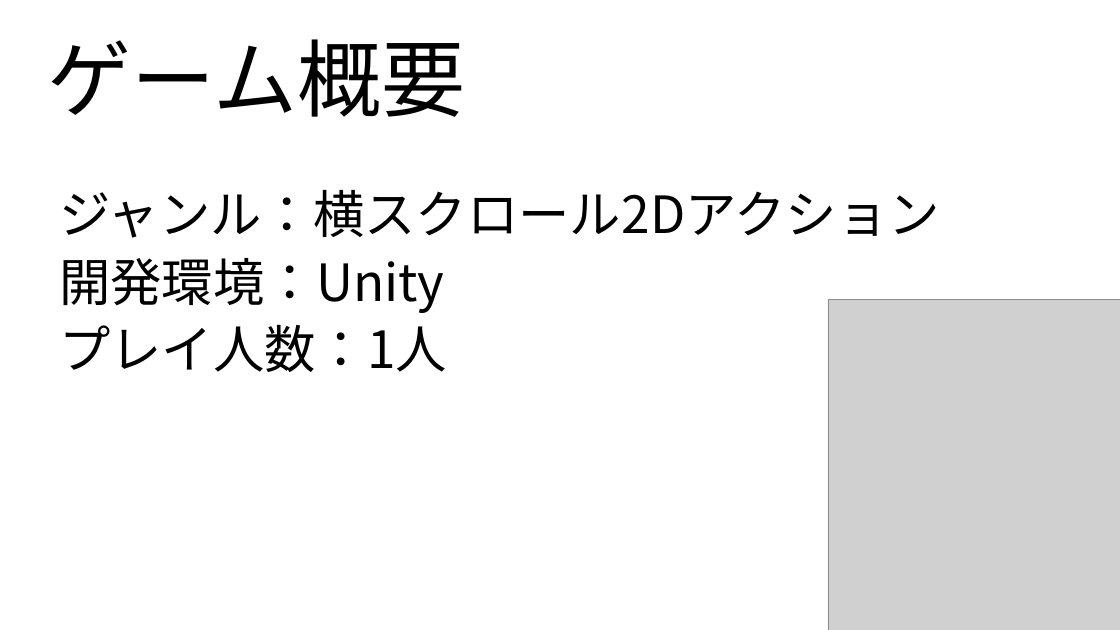
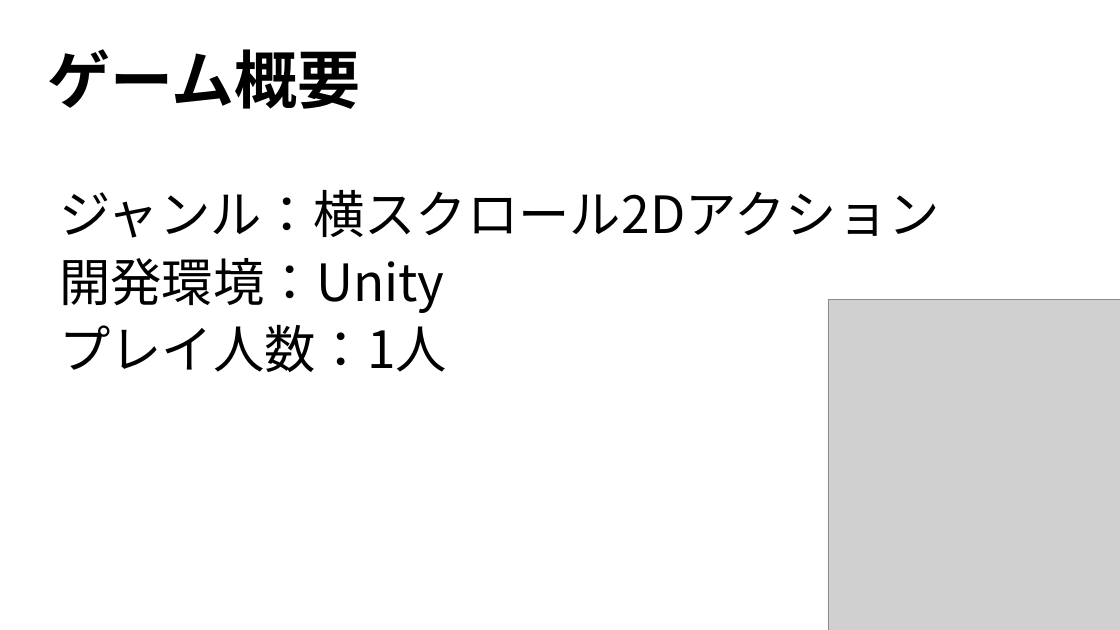
Before and after one commit to kawasakiryota1646/kawanishi, a slide deck: slide 2 of 爆チャリ.pptx. Drawn at 1120x630 pixels with LibreOffice and Linux fonts; fonts in the diff are those of the drawing; grey boxes stand for pictures. Boxes give left, top, right and bottom in pixels: in the first picture for what was removed or moved away, otherwise in the second. Text is boxed around its words. In the diff, an @@ line names an element or a change of style, - is before the commit and + after.

```diff
--- a/爆チャリ.pptx
+++ b/爆チャリ.pptx
@@ title "ゲーム概要" at [48,49,361,109]: size 72 to 54 pt, bold on @@
```
Also in this commit, not shown: 2 other slides changed, 1 slide added.
